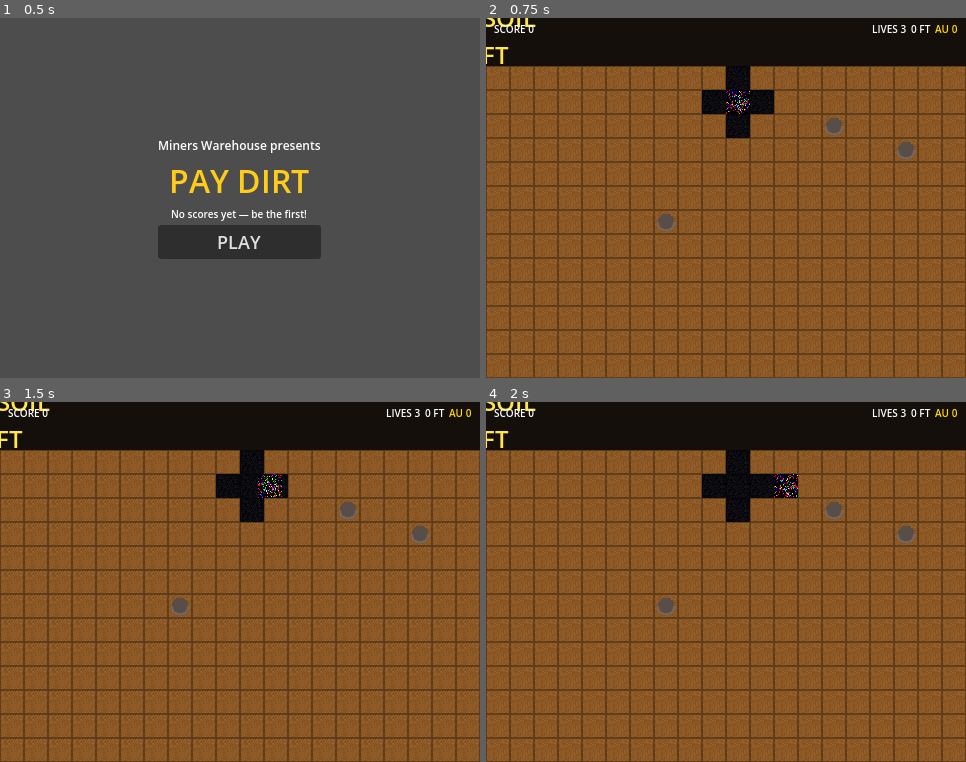
Above: before the commit, frames 1-4 (two rows, left to right).
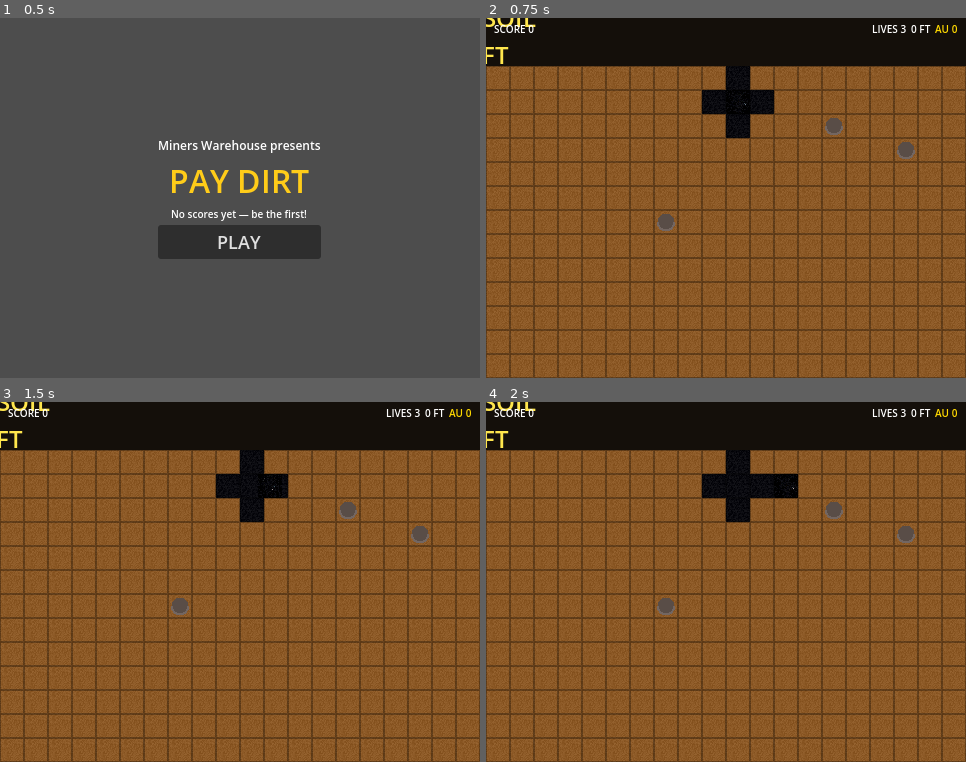
Above: after the commit, the same moments.

Repository: ddepaola/paydirt
Game: Godot game, scene res://scenes/main/main.tscn
The game is run twice, just before and just after one commit, with the same random seed, the same clock (stepped at 60 frames per second) and the same inputs.
Inputs:
- Up to frame 1 (0.5 s): no input
- Up to frame 2 (0.75 s): click "PLAY" at 0.5 s
- Up to frame 3 (1.5 s): tap Enter at 1.25 s; hold D (move_right) from 1.28 s (still down)
- Up to frame 4 (2 s): keep holding D (move_right)

Frame 1 is identical in both runs. In frame 2, less than 0.1% of the frame differs, in the area x 50-55%, y 20-27%; in frame 3, 0.1%, in the area x 53-59%, y 20-27%; in frame 4, less than 0.1%.

Commit message:
chore: save state — sprite shader, basic gameplay working
- Add Godot shader (make_transparent.gdshader) for chroma-key white→transparent at render time
- Restored original Gemini PNGs (no data corruption)
- Prospector sprite shows with transparent background
- Core gameplay loop functional: dig, move, boulders, HUD, screens

Diff:
--- /dev/null
+++ b/assets/sprites/make_transparent.gdshader
@@ -0,0 +1,12 @@
+shader_type canvas_item;
+
+uniform float threshold : hint_range(0.0, 1.0) = 0.85;
+
+void fragment() {
+    vec4 color = texture(TEXTURE, UV);
+    float white = max(max(color.r, color.g), color.b);
+    if (white > threshold && color.a > 0.5) {
+        color.a = 0.0;
+    }
+    COLOR = color;
+}
--- a/scenes/game/game.gd
+++ b/scenes/game/game.gd
@@ -130,6 +130,13 @@
 		sprite.texture = tex
 		# Scale 1024x1024 source down to 24x24 game size
 		sprite.scale = Vector2(_balance.TILE_SIZE / 1024.0, _balance.TILE_SIZE / 1024.0)
+		# Shader to make white background transparent
+		if ResourceLoader.exists("res://assets/sprites/make_transparent.gdshader"):
+			var shd = load("res://assets/sprites/make_transparent.gdshader")
+			var mat = ShaderMaterial.new()
+			mat.shader = shd
+			mat.set_shader_parameter("threshold", 0.85)
+			sprite.material = mat
 	else:
 		# Fallback: placeholder colored sprite
 		var simg: Image = Image.create(_balance.TILE_SIZE, _balance.TILE_SIZE, false, Image.FORMAT_RGBA8)
Not shown, added: assets/sprites/make_transparent.gdshader.uid
